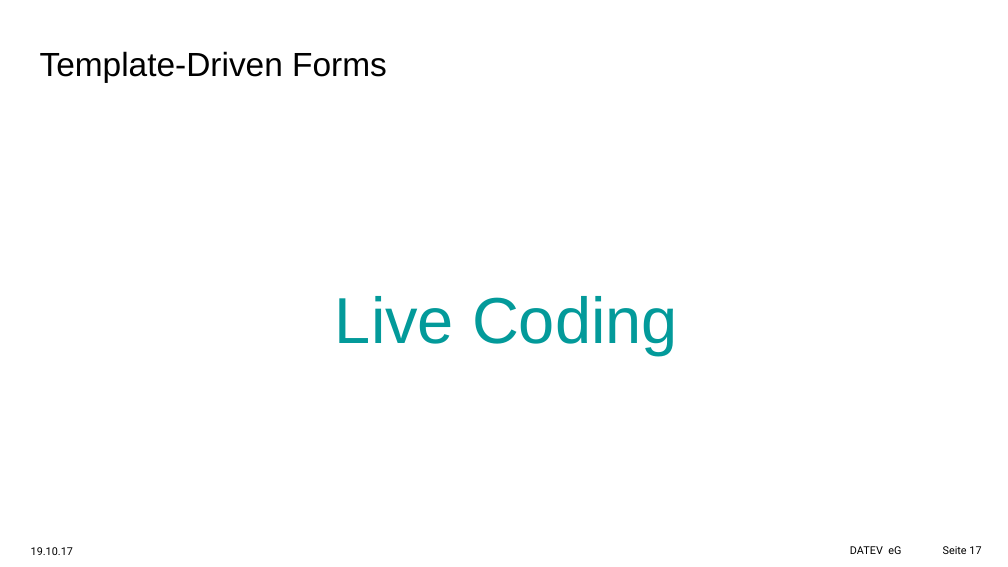
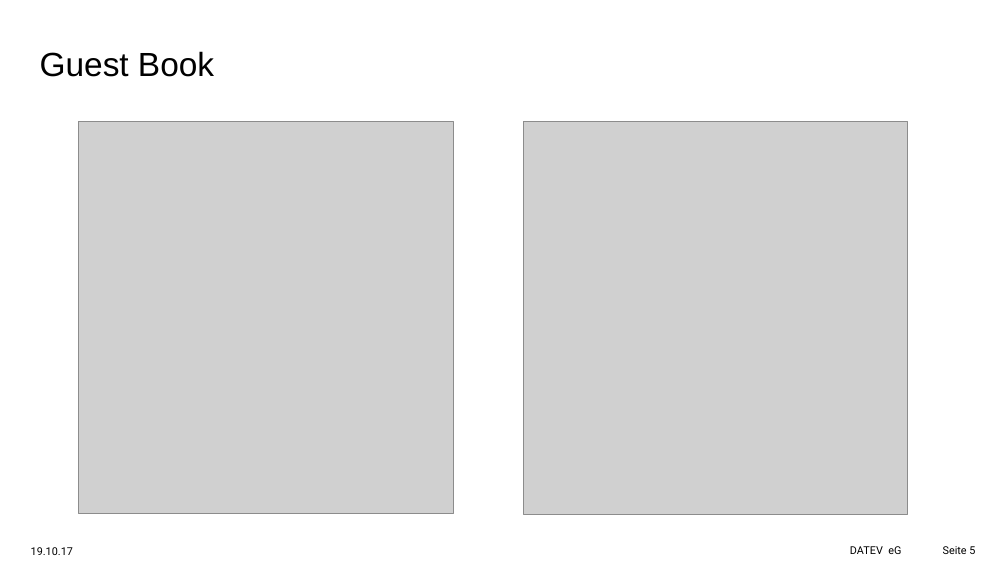
Before and after one commit to aawada78/angular-workshop, a slide deck: slide 5 of docs/Angular-Workshop-20.10.pptx (slide 17 before the commit). Drawn at 1008x567 pixels with LibreOffice and Linux fonts; fonts in the diff are those of the drawing; grey boxes stand for pictures; background and template pictures are left out. Boxes give left, top, right and bottom in pixels: in the first picture for what was removed or moved away, otherwise in the second. Text is boxed around its words. In the diff, an @@ line names an element or a change of style, - is before the commit and + after.

```diff
--- a/docs/Angular-Workshop-20.10.pptx
+++ b/docs/Angular-Workshop-20.10.pptx
@@ title at [40, 51, 214, 77]: text changed @@
-Template-Driven Forms
+Guest Book
@@ picture added at [78, 122, 453, 513] @@
@@ picture added at [524, 122, 908, 515] @@
@@ text removed at [335, 296, 678, 355] @@
-Live Coding
@@ page number at [943, 546, 975, 554]: text changed @@
-Seite 17
+Seite 5
```
Also in this commit, not shown: 11 other slides changed, 3 slides added, 6 other files.
